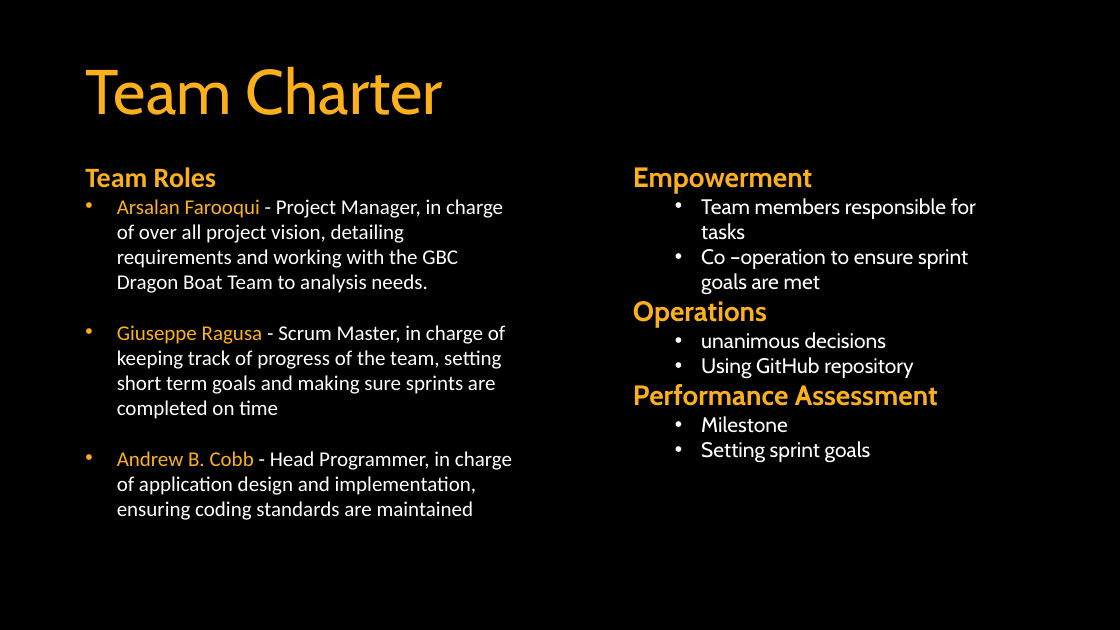
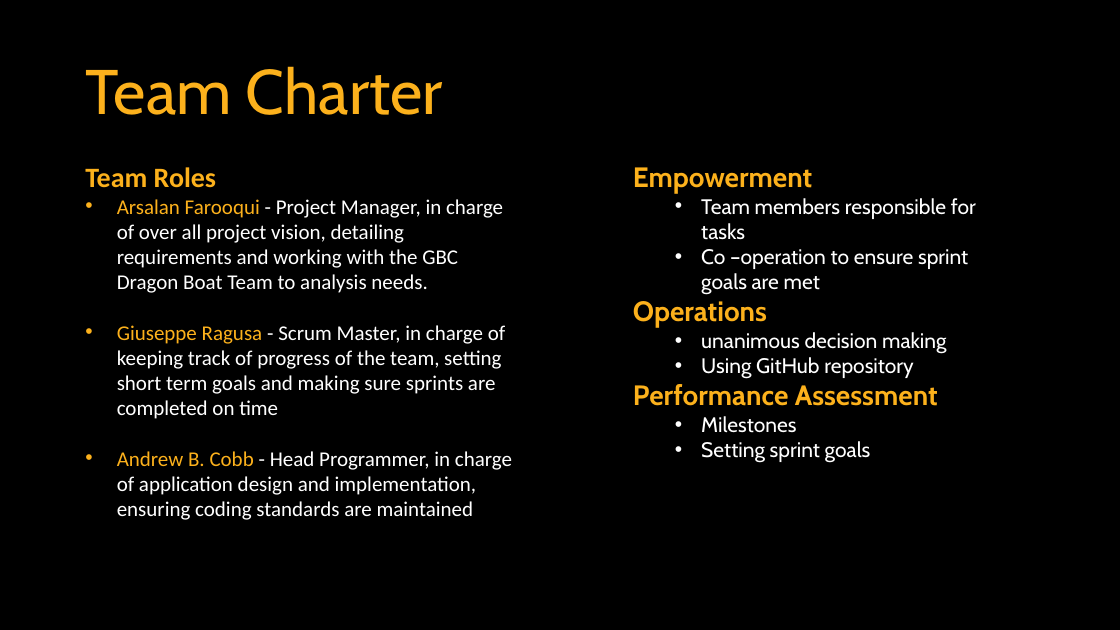
Before and after one commit to AB-Cobb/Capstone, a slide deck: slide 7 of docs/Capstone Presentation.pptx. Drawn at 1120x630 pixels with LibreOffice and Linux fonts; fonts in the diff are those of the drawing; background and template pictures are left out. Boxes give left, top, right and bottom in pixels: in the first picture for what was removed or moved away, otherwise in the second. Text is boxed around its words. In the diff, an @@ line names an element or a change of style, - is before the commit and + after.

Commit message:
more updates to presentation

```diff
--- a/docs/Capstone Presentation.pptx
+++ b/docs/Capstone Presentation.pptx
@@ text at box(701, 332, 947, 354): text changed @@
-  • unanimous decisions
+  • unanimous decision making
@@ text at box(701, 416, 796, 433): text changed @@
-  • Milestone
+  • Milestones
```
Also in this commit, not shown: 5 other slides changed.
